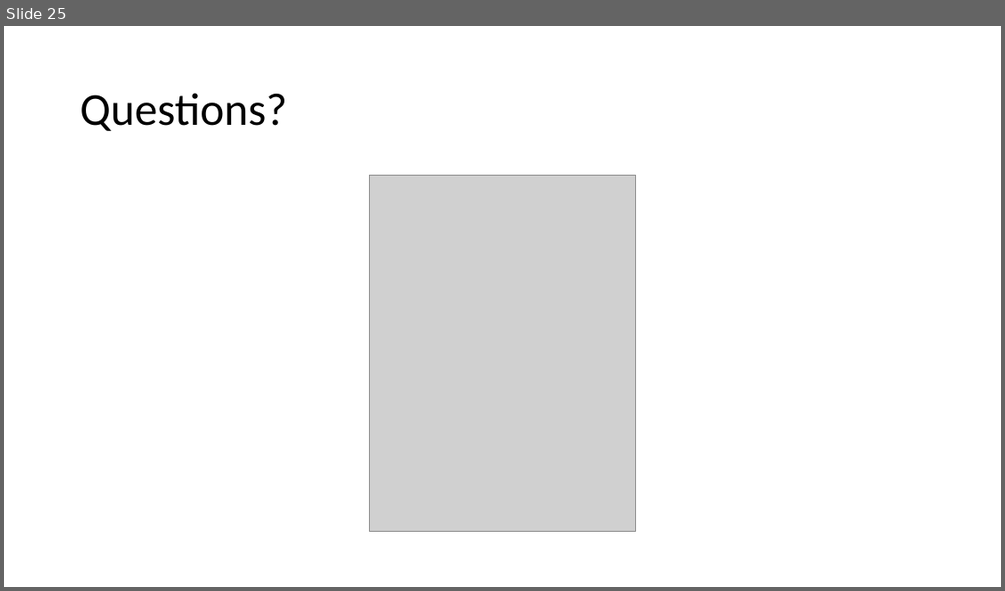
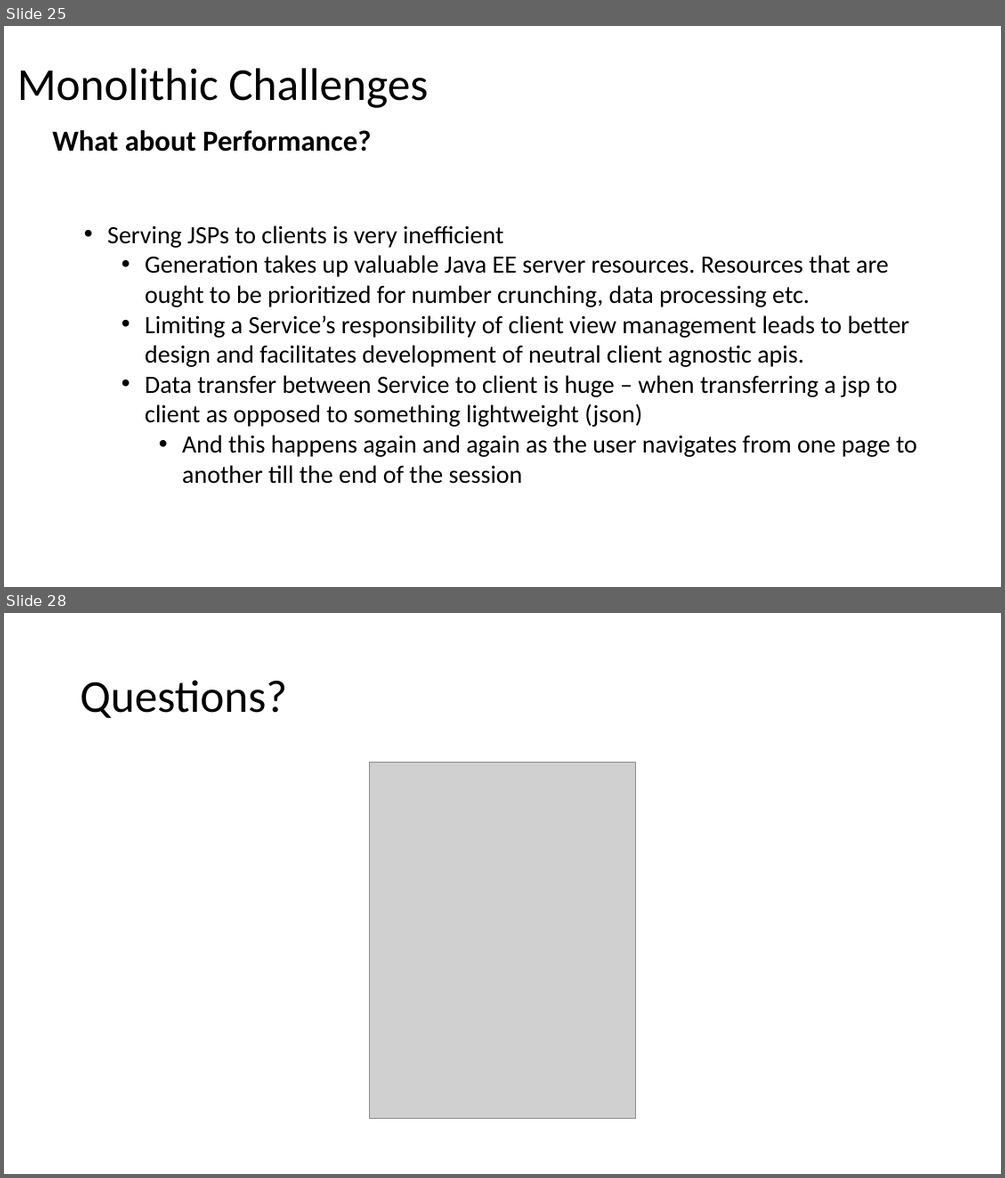
Before and after one commit to batchu/spring-boot-ujug, a slide deck: Spring Boot.pptx. Shown one above the other, each under a label of ours: slide 25 before the commit, slides 25 and 28 after it; the slides between them are not shown. The pictures are 1005x591 and 1005x1178 pixels, drawn with LibreOffice and Linux fonts; fonts in the diff are those of the drawing; grey boxes stand for pictures. Boxes give left, top, right and bottom in pixels: in the first picture for what was removed or moved away, otherwise in the second. Text is boxed around its words. In the diff, an @@ line names an element or a change of style, - is before the commit and + after.

```diff
--- a/Spring Boot.pptx
+++ b/Spring Boot.pptx
@@ slide 25 added at (x1=4, y1=26, x2=1001, y2=587), background #FFFFFF @@
@@ title added at (x1=17, y1=68, x2=428, y2=108), 44 pt, text #000000 @@
+Monolithic Challenges
@@ text added at (x1=52, y1=130, x2=371, y2=151), 28 pt, text #000000, bold @@
+What about Performance?
@@ text added at (x1=107, y1=225, x2=917, y2=483), 24 pt, text #000000 @@
+• Serving JSPs to clients is very inefficient
+  • Generation takes up valuable Java EE server resources. Resources that are ought to be prioritized for number crunching, data processing etc.
+  • Limiting a Service’s responsibility of client view management leads to better design and facilitates development of neutral client agnostic apis.
+  • Data transfer between Service to client is huge – when transferring a jsp to client as opposed to something lightweight (json)
+    • And this happens again and again as the user navigates from one page to another till the end of the session
@@ what was slide 25 is now slide 28 @@
```
Also in this commit, not shown: 6 slides changed, 3 other slides added, 1 slide removed.
